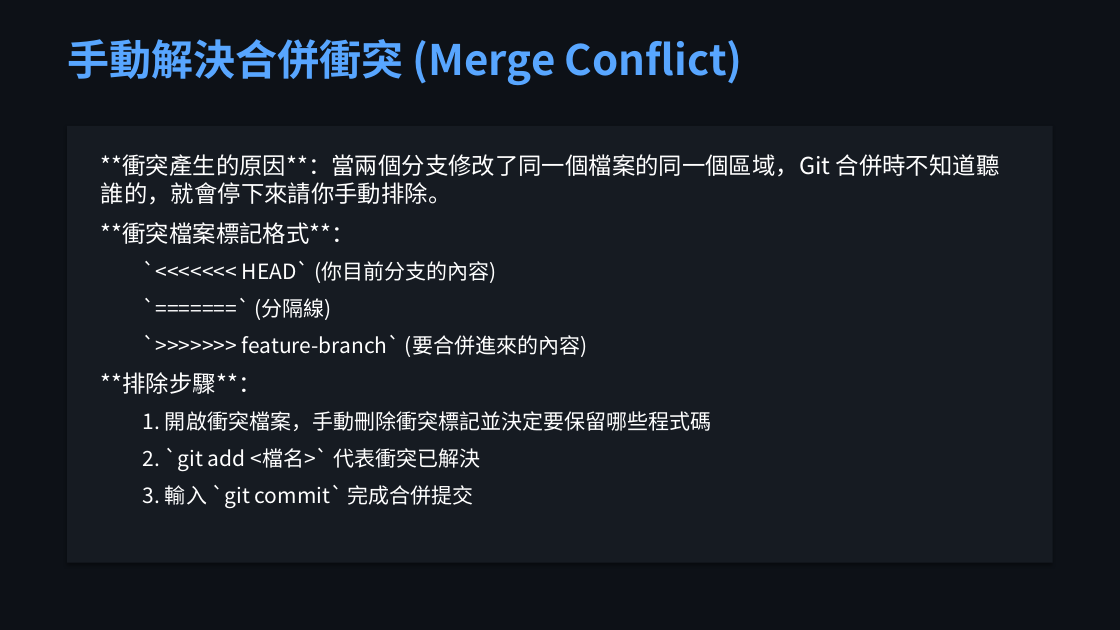
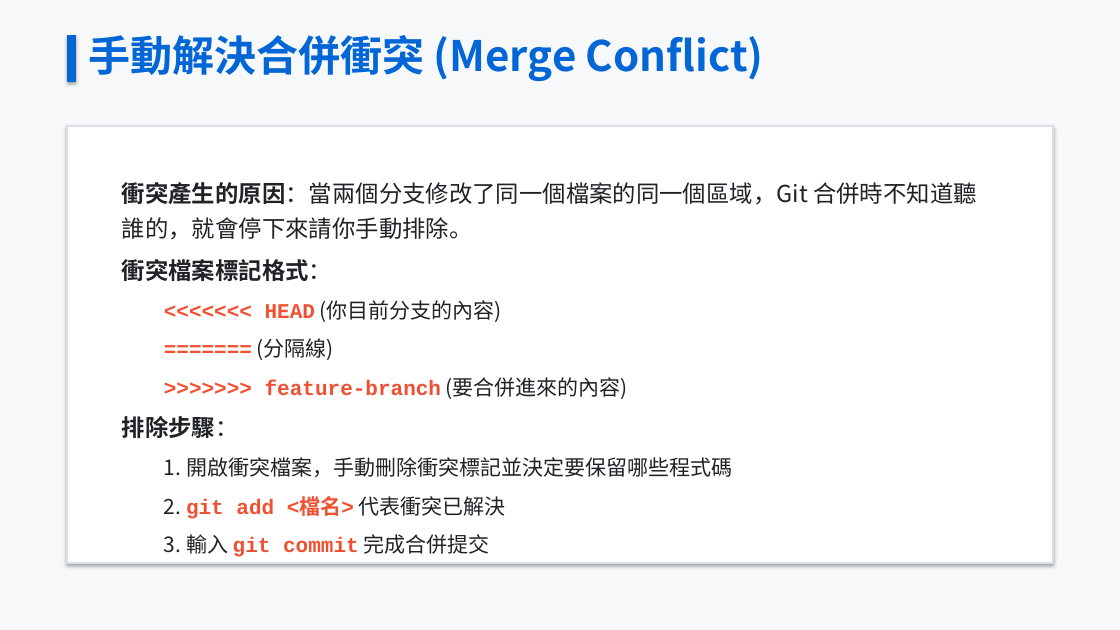
Before and after one commit to oscar7692000-beep/teaching-materials-course, a slide deck: slide 17 of GitHub_教學簡報.pptx. Drawn at 1120x630 pixels with LibreOffice and Linux fonts; fonts in the diff are those of the drawing. Boxes give left, top, right and bottom in pixels: in the first picture for what was removed or moved away, otherwise in the second. Text is boxed around its words. In the diff, an @@ line names an element or a change of style, - is before the commit and + after.

```diff
--- a/GitHub_教學簡報.pptx
+++ b/GitHub_教學簡報.pptx
@@ background #0D1117 to #F6F8FA @@
@@ text "手動解決合併衝突 (Merge Conflict)" moved from (x1=67, y1=39, x2=743, y2=86) to (x1=88, y1=35, x2=764, y2=82) @@
@@ text "手動解決合併衝突 (Merge Conflict)" at (x1=88, y1=35, x2=764, y2=82): text colour #58A6FF to #0366D6 @@
@@ rectangle added at (x1=67, y1=35, x2=76, y2=82), fill #0366D6, outline #0366D6 0.75 pt @@
@@ rectangle at (x1=67, y1=126, x2=1053, y2=563): fill #161B22 to #FFFFFF; outline none to #DADEE5 1.5 pt @@
@@ text at (x1=122, y1=182, x2=977, y2=438): text changed; text colour #FFFFFF to #1F2328 @@
-**衝突產生的原因**：當兩個分支修改了同一個檔案的同一個區域，Git 合併時不知道聽誰的，就會停下來請你手動排除。
-**衝突檔案標記格式**：
-  `<<<<<<< HEAD` (你目前分支的內容)
-  `=======` (分隔線)
-  `>>>>>>> feature-branch` (要合併進來的內容)
-**排除步驟**：
+衝突產生的原因：當兩個分支修改了同一個檔案的同一個區域，Git 合併時不知道聽誰的，就會停下來請你手動排除。
+衝突檔案標記格式：
+  <<<<<<< HEAD (你目前分支的內容)
+  ======= (分隔線)
+  >>>>>>> feature-branch (要合併進來的內容)
+排除步驟：
@@ text at (x1=164, y1=457, x2=732, y2=477): text colour #FFFFFF to #1F2328 in "1. 開啟衝突檔案，手動刪除衝突標記並決定要保留哪些程式碼"; line spacing 1 to 1.25; less space between paragraphs @@
@@ text at (x1=164, y1=496, x2=506, y2=554): text changed; text colour #FFFFFF to #1F2328 @@
-  2. `git add <檔名>` 代表衝突已解決
-  3. 輸入 `git commit` 完成合併提交
+  2. git add <檔名> 代表衝突已解決
+  3. 輸入 git commit 完成合併提交
```
Also in this commit, not shown: 24 other slides changed, 31 other files.
